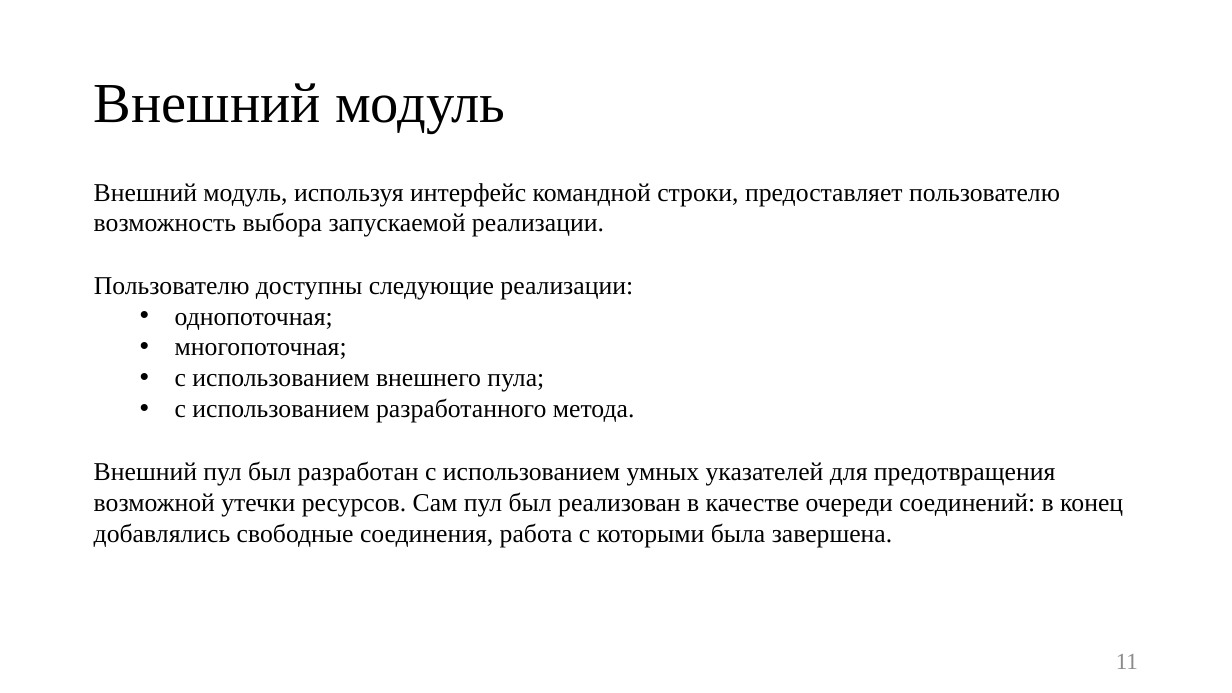
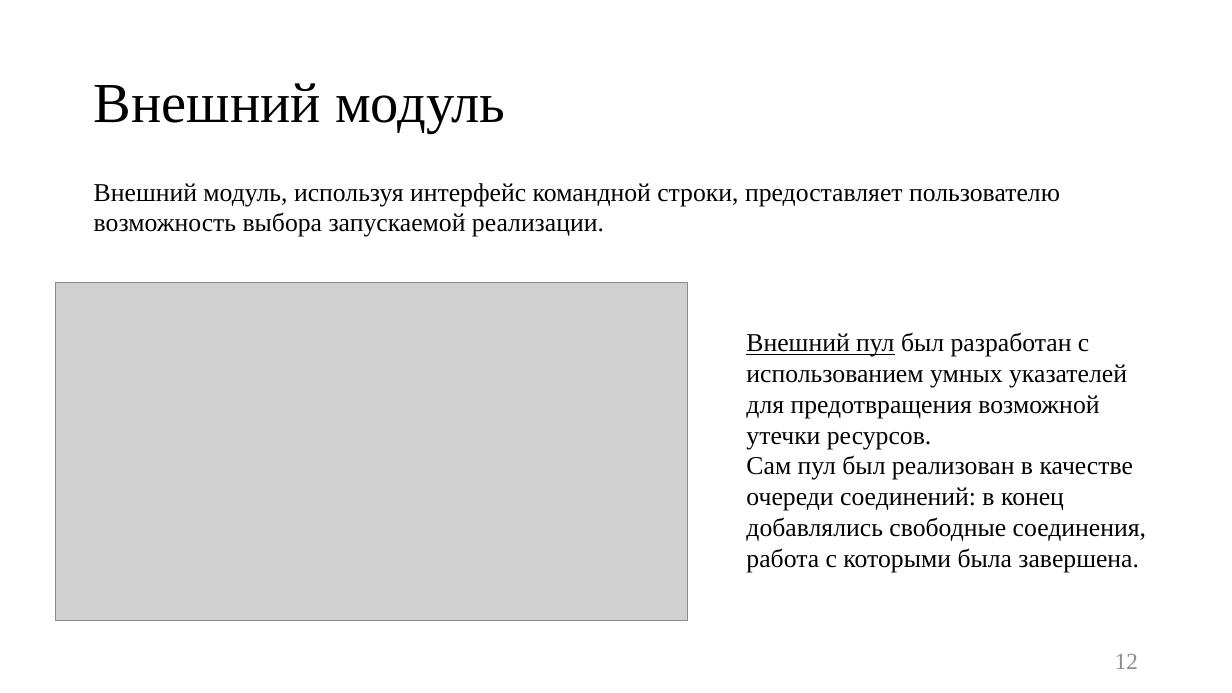
Before and after one commit to platosha-git/Diplom-theory, a slide deck: slide 12 of Презентация.pptx (slide 11 before the commit). Drawn at 1232x693 pixels with LibreOffice and Linux fonts; fonts in the diff are those of the drawing; grey boxes stand for pictures. Boxes give left, top, right and bottom in pixels: in the first picture for what was removed or moved away, otherwise in the second. Text is boxed around its words. In the diff, an @@ line names an element or a change of style, - is before the commit and + after.

```diff
--- a/Презентация.pptx
+++ b/Презентация.pptx
@@ picture added at (55,282,687,620) @@
@@ text removed at (94,277,635,423) @@
-Пользователю доступны следующие реализации:
-  • однопоточная;
-  • многопоточная;
-  • с использованием внешнего пула;
-  • с использованием разработанного метода.
@@ text at (746,332,1146,573): text changed @@
-Внешний пул был разработан с использованием умных указателей для предотвращения возможной утечки ресурсов. Сам пул был реализован в качестве очереди соединений: в конец добавлялись свободные соединения, работа с которыми была завершена.
+Внешний пул был разработан с использованием умных указателей для предотвращения возможной утечки ресурсов.
+Сам пул был реализован в качестве очереди соединений: в конец добавлялись свободные соединения, работа с которыми была завершена.
@@ page number at (1115,654,1138,669): text changed @@
-11
+12
```
Also in this commit, not shown: 10 other slides changed, 3 slides added, 2 slides removed, 10 other files.
